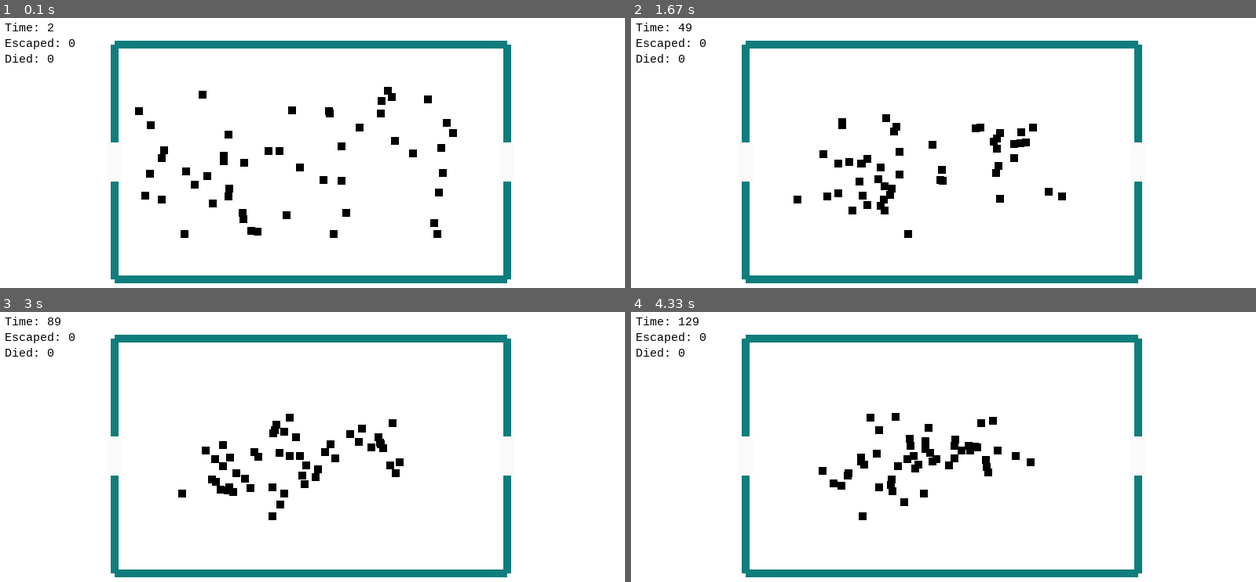
Above: before the commit, frames 1-4 (two rows, left to right).
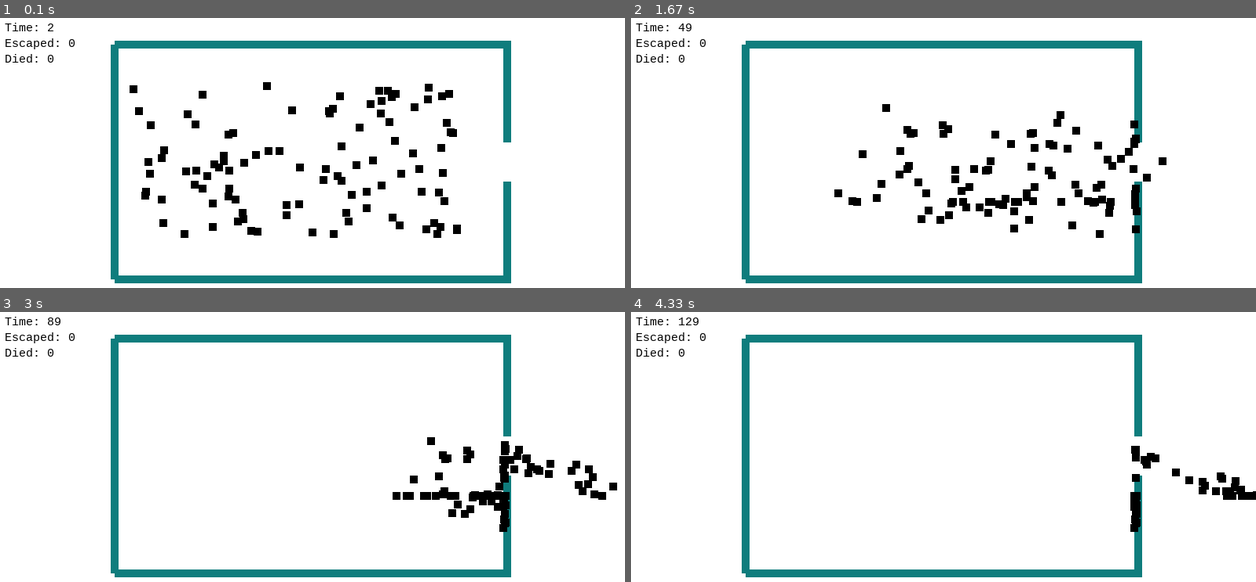
Above: after the commit, the same moments.

Repository: Drizzet/SPB
Game: pygame game, started from fearpygame.py
Two runs of this game, one before a commit and one after it. Both use one fixed random seed, a clock stepped at 60 frames per second and the inputs below.
Inputs:
- Up to frame 1 (0.1 s): no input
- Up to frame 2 (1.67 s): no input
- Up to frame 3 (3 s): no input
- Up to frame 4 (4.33 s): no input

The runs differ from the first frame. In frame 1, 1.9% of the frame differs, in the area x 17-82%, y 8-99%; in frame 2, 4.5%, in the area x 17-86%, y 8-99%; in frame 3, 4.0%; in frame 4, 2.8%.

Commit message:
Add files via upload

Diff:
--- a/fearpygame.py
+++ b/fearpygame.py
@@ -4,7 +4,7 @@
 from numpy import random
 import math
 
-N = 50
+N = 100
 A = 50 * 30
 T = 1000
 Time = 0
@@ -30,7 +30,7 @@
         self.oxygen = t
         self.speed = 1
         self.speedmax = 5
-        self.radius = 20
+        self.radius = 10
         self.panic = N / A
         self.speedvector = np.array([1.0, 1.0])
         self.point = [0, 0]
@@ -38,9 +38,6 @@
 
 
     def computeVector(self):
-        # print((float)(self.point[0] - self.GetPosition()[0]+ 0.0) / (self.point[0]+ 0.0))
-        # self.speedvector[0] = (float)(self.point[0] - self.GetPosition()[0]+ 0.0) / (self.point[0]+ 0.0)
-        # self.speedvector[1] = (float)(self.point[1] - self.GetPosition()[1]+ 0.0) / (self.point[0]+ 0.0)
         self.speedvector[0] = (float)(self.point[0] - self.GetPosition()[0]+ 0.0) / 100.0
         self.speedvector[1] = (float)(self.point[1] - self.GetPosition()[1]+ 0.0) / 100.0
 
@@ -53,15 +50,16 @@
         global N
         global A
         self.oxygen = self.oxygen - 1
-        print(self.point, self.GetPosition(), self.speedvector)
+        # print(self.point, self.GetPosition(), self.speedvector)
         self.computeVector()
-        self.move()
+
         self.iteration -= 1
         if(self.iteration<0):
             self.iteration = random.randint(10, 50)
             x = random.randint(170, 600)
             y = random.randint(100, 300)
             self.point = [x,y]
+            self.point = [1000, 300]
 
         suma = 0
         n = 0
@@ -69,45 +67,29 @@
         neighbours = list(survivors)
         neighbours.remove(self)
 
-        for neighbour in neighbours:
-            if (pygame.sprite.collide_circle(self, neighbour) == True):
-                if (neighbour.state != "dead"):
-                    self.speedvector = self.speedvector * -1
-                    suma = suma + neighbour.speedvector
-                    n = n + 1
+        neighbourcollisions = pygame.sprite.spritecollide(self, neighbours, False)
+        for i in neighbourcollisions:
+            pass
+            # print(i.GetPosition())
+        # if(neighbourcollisions):
+        #     print(neighbourcollisions)
+            pass
+            # self.speedvector = self.speedvector * 0.5
 
         collisions = pygame.sprite.spritecollide(self, walls, False)
-        escapes = pygame.sprite.spritecollide(self, exits, False)
+        if (collisions):
+            if (collisions[0].type == "vertical"):
+                if (self.GetPosition()[1]>=200):
+                    self.point = [self.GetPosition()[0] - 20, self.GetPosition()[1] + (self.GetPosition()[1] - 300)]
+                else:
+                    print(self.GetPosition()[1])
+                    self.point = [self.GetPosition()[0] - 20, self.GetPosition()[1] - (self.GetPosition()[1]-300)]
+            # if (collisions[0].type == "horizont"):
+            #     self.point = [self.GetPosition()[0] - 10][self.GetPosition()[1] - 10]
+            # if (collisions[0].type == "dead"):
+                # self.speedvector = self.speedvector * ([-1, -1])
+                # self.point = [self.GetPosition() - 10][self.GetPosition() - 10]
 
-        survivorscollisions = pygame.sprite.spritecollide(self, walls, False)
-
-        if (escapes):
-            if (escapes[0].GetPosition()[0] - self.GetPosition()[0] < 0):
-                self.speedvector[0] = -1
-            else:
-                self.speedvector[0] = 1
-            if (escapes[0].GetPosition()[1] - self.GetPosition()[1] < 0):
-                self.speedvector[1] = -1
-            else:
-                self.speedvector[1] = 1
-            ESCAPED = ESCAPED + 1
-            self.state = "found"
-            # survivors.remove(self)
-
-        #        if(n>0):
-        #
-        # suma = suma.round()
-        #               if ((suma / ([n,n])) != ([0,0])).all() :
-        #                   self.speedvector = suma / ([n,n])
-        #                   print(self.speedvector,suma,n)
-
-        if (collisions):
-            if (collisions[0].type == "horizont"):
-                self.speedvector = self.speedvector * ([1, -1])
-            if (collisions[0].type == "vertical"):
-                self.speedvector = self.speedvector * ([-1, 1])
-            if (collisions[0].type == "dead"):
-                self.speedvector = self.speedvector * ([-1, -1])
 
         if (self.oxygen == 0):
             global DIED
@@ -115,12 +97,11 @@
             self.state = "dead"
             self.image.fill((250, 0, 0))
             self.speedvector = self.speedvector * ([0, 0])
-            # walls.add(Wall(self.GetPosition()[0],self.GetPosition()[1], 10, 10, "dead", (250, 0, 0)))
-            # survivors.remove(self)
 
         if (self.oxygen <= T / 2 and self.oxygen > 0 and self.state != "found"):
             self.image.fill((0, 150, 0))
             self.state = "ill"
+        self.move()
 
     def move(self):
         self.rect.center = (self.speed* round(self.speedvector[0],2) + self.rect.center[0],self.speed* round(self.speedvector[1],2) + self.rect.center[1])
@@ -148,16 +129,9 @@
 walls.add(Wall(400, 50, 500, 10, "horizont", (15, 125, 125)))
 walls.add(Wall(400, 350, 500, 10, "horizont", (15, 125, 125)))
 walls.add(Wall(150, 200, 10, 300, "vertical", (15, 125, 125)))
-walls.add(Wall(650, 200, 10, 300, "vertical", (15, 125, 125)))
+walls.add(Wall(650, 110, 10, 130, "vertical", (15, 125, 125)))
 
-# sprawdzanie odleglosci 20 jednostek do ok exit
-exits.add(Wall(650, 200, 10, 70, "exit", (15, 125, 125)))
-exits.add(Wall(150, 200, 10, 70, "exit", (15, 125, 125)))
-
-exits.add(Wall(650, 200, 20, 50, "exit", (250, 250, 250)))
-exits.add(Wall(150, 200, 20, 50, "exit", (250, 250, 250)))
-
-# survivors.add(Agent(10, 10))
+walls.add(Wall(650, 290, 10, 130, "vertical", (15, 125, 125)))
 
 # losowanie polozenia dla Agentow
 for i in range(N):
@@ -197,6 +171,5 @@
     for event in pygame.event.get():
         if event.type == pygame.QUIT:
             pygame.quit()
-            # sys.exit()
     pygame.display.update()
     clock.tick(30)
